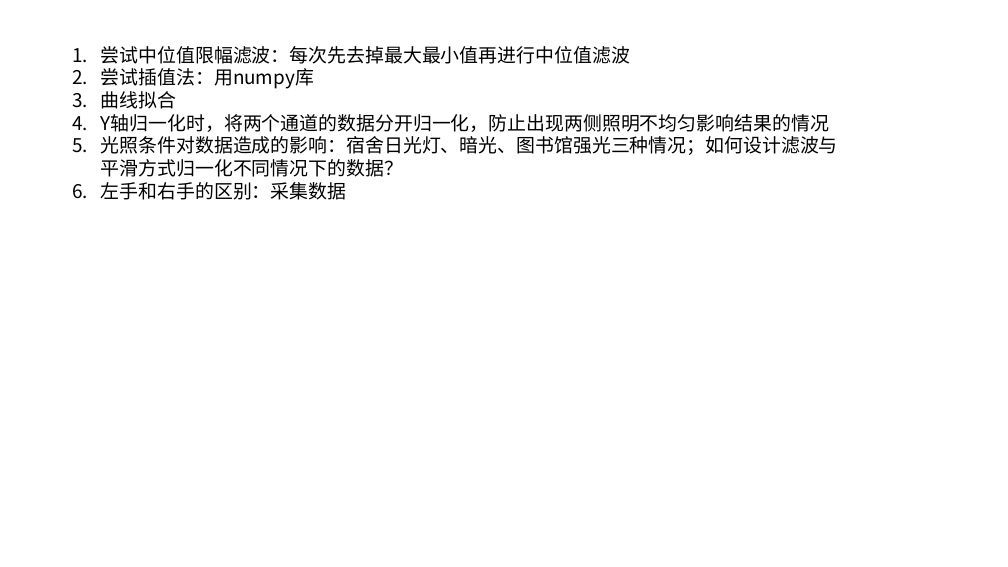
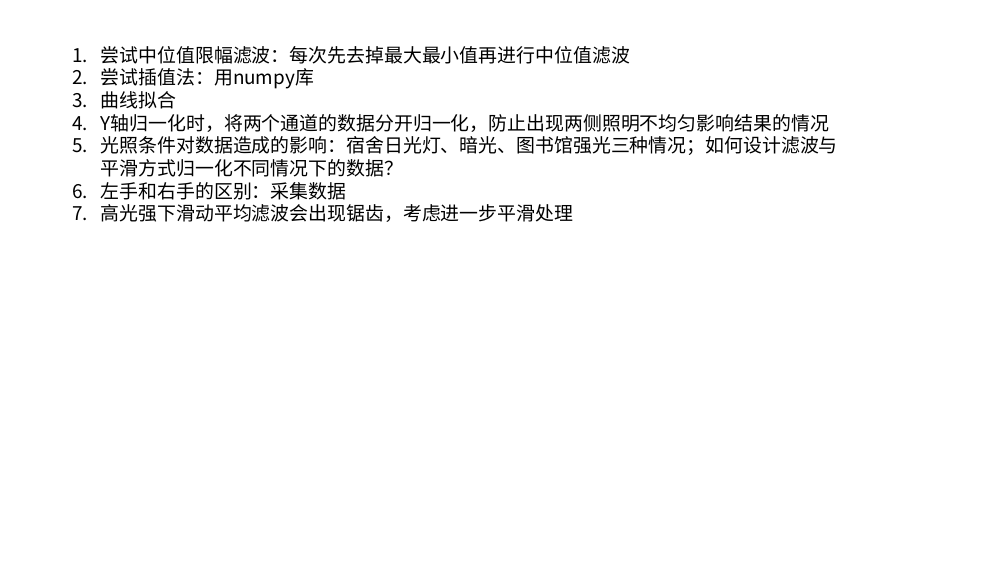
Before and after one commit to 2021SummerResearch/passive-sensing, a slide deck: slide 7 of ReportSlides/week2_yzc.pptx. Drawn at 1008x567 pixels with LibreOffice and Linux fonts; fonts in the diff are those of the drawing. Boxes give left, top, right and bottom in pixels: in the first picture for what was removed or moved away, otherwise in the second. Text is boxed around its words. In the diff, an @@ line names an element or a change of style, - is before the commit and + after.

```diff
--- a/ReportSlides/week2_yzc.pptx
+++ b/ReportSlides/week2_yzc.pptx
@@ text at (x1=101, y1=204, x2=573, y2=222): paragraph added @@
+7. 高光强下滑动平均滤波会出现锯齿，考虑进一步平滑处理
```
Also in this commit, not shown: 8 other files.
